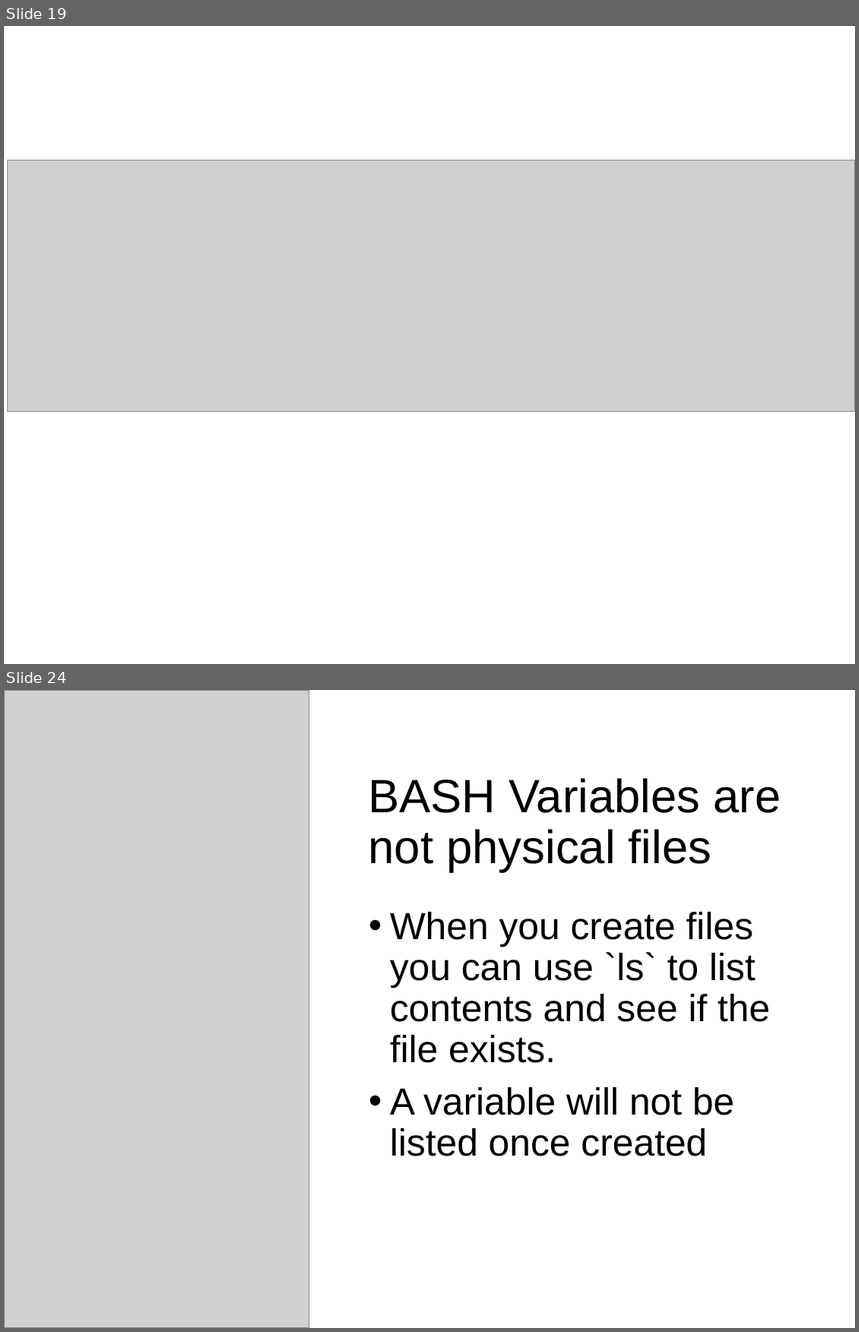
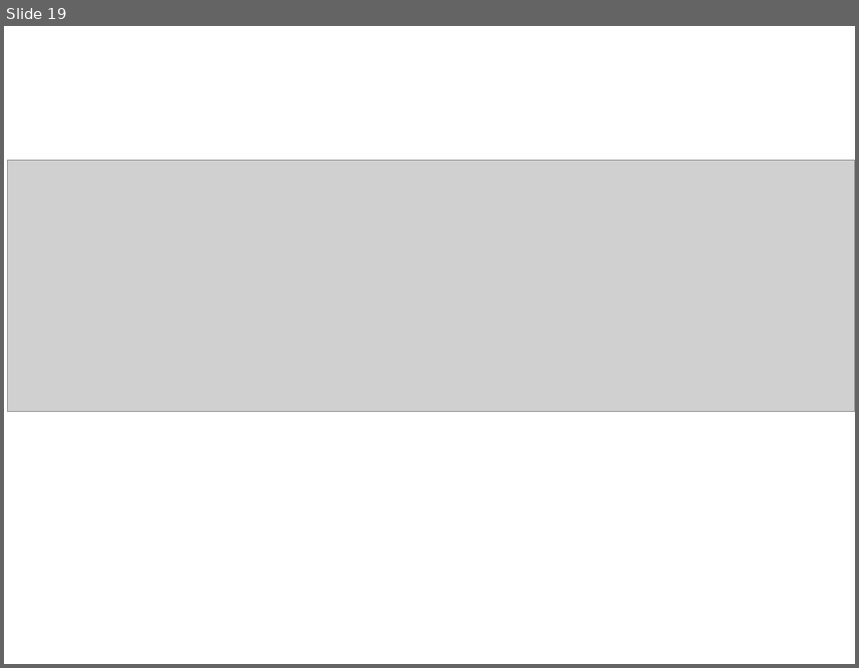
Before and after one commit to PRodriguez19/Intro-to-rnaseq, a slide deck: lectures/Lecture9-MMG232.pptx. Shown one above the other, each under a label of ours: slides 19 and 24 before the commit, slide 19 after it; the slides between them are not shown. The pictures are 859x1332 and 859x668 pixels, drawn with LibreOffice and Linux fonts; fonts in the diff are those of the drawing; grey boxes stand for pictures. Boxes give left, top, right and bottom in pixels: in the first picture for what was removed or moved away, otherwise in the second. Text is boxed around its words. In the diff, an @@ line names an element or a change of style, - is before the commit and + after.

```diff
--- a/lectures/Lecture9-MMG232.pptx
+++ b/lectures/Lecture9-MMG232.pptx
@@ slide 24 removed at bbox=[4, 690, 855, 1328], background #FFFFFF @@
@@ picture removed at bbox=[4, 690, 310, 1328] @@
@@ title removed at bbox=[369, 778, 781, 872] @@
-BASH Variables are not physical files
@@ text removed at bbox=[390, 912, 770, 1157] @@
-• When you create files you can use `ls` to list contents and see if the file exists.
-• A variable will not be listed once created
```
Also in this commit, not shown: 22 slides changed, 3 slides added, 3 other slides removed, 2 other files.
